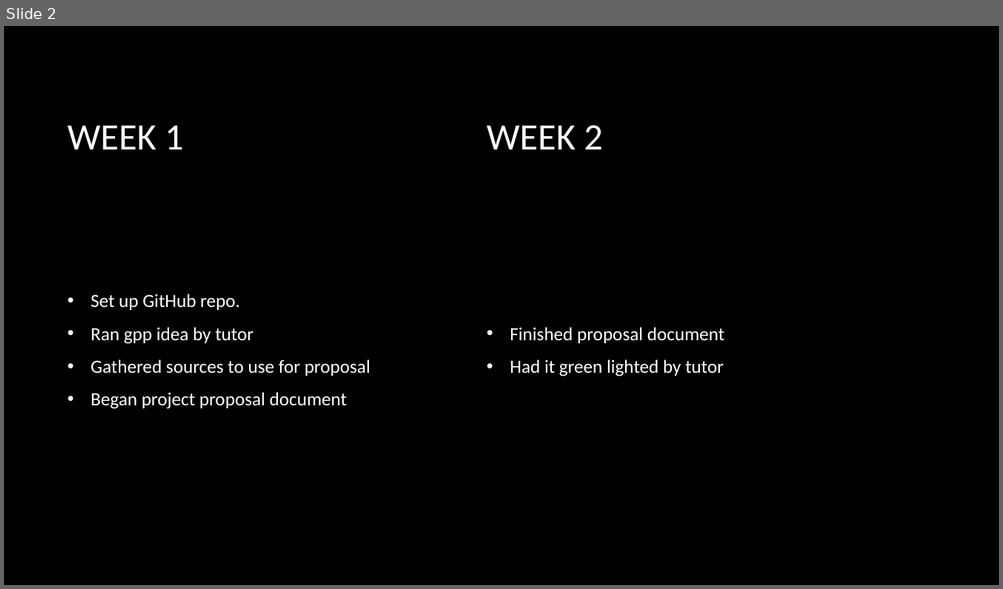
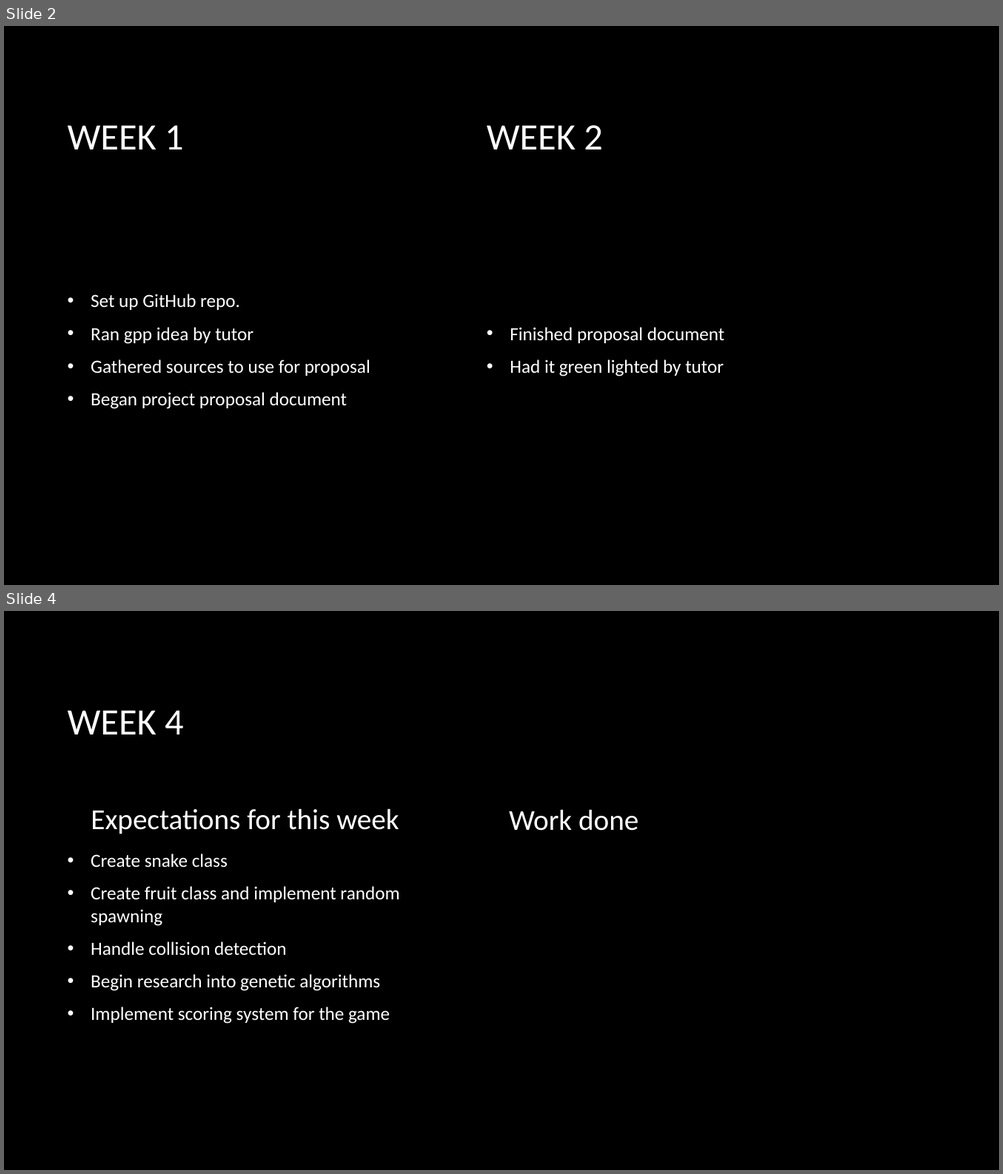
Before and after one commit to LewisGraydon/FinalYearProject2020, a slide deck: DevelopmentDiaryGPP.pptx. Shown one above the other, each under a label of ours: slide 2 before the commit, slides 2 and 4 after it; the slides between them are not shown. The pictures are 1003x589 and 1003x1174 pixels, drawn with LibreOffice and Linux fonts; fonts in the diff are those of the drawing; background and template pictures are left out. Boxes give left, top, right and bottom in pixels: in the first picture for what was removed or moved away, otherwise in the second. Text is boxed around its words. In the diff, an @@ line names an element or a change of style, - is before the commit and + after.

Commit message:
Added base snake class as well as two children classes, for the player and the AI snakes. Made some amendments to the game world and the project diary.

```diff
--- a/DevelopmentDiaryGPP.pptx
+++ b/DevelopmentDiaryGPP.pptx
@@ slide 4 added at (4, 611, 999, 1170), background picture (left out) @@
@@ title added at (68, 710, 184, 735), 36 pt, text #FFFFFF @@
+WEEK 4
@@ text added at (91, 809, 398, 834), 28 pt, text #FFFFFF @@
+Expectations for this week
@@ text added at (509, 809, 638, 831), 28 pt, text #FFFFFF @@
+Work done
@@ text added at (91, 854, 399, 1024), 18 pt, text #FFFFFF @@
+• Create snake class
+• Create fruit class and implement random spawning
+• Handle collision detection
+• Begin research into genetic algorithms
+• Implement scoring system for the game
```
Also in this commit, not shown: 1 other slide added, 1 slide removed, 12 other files.
